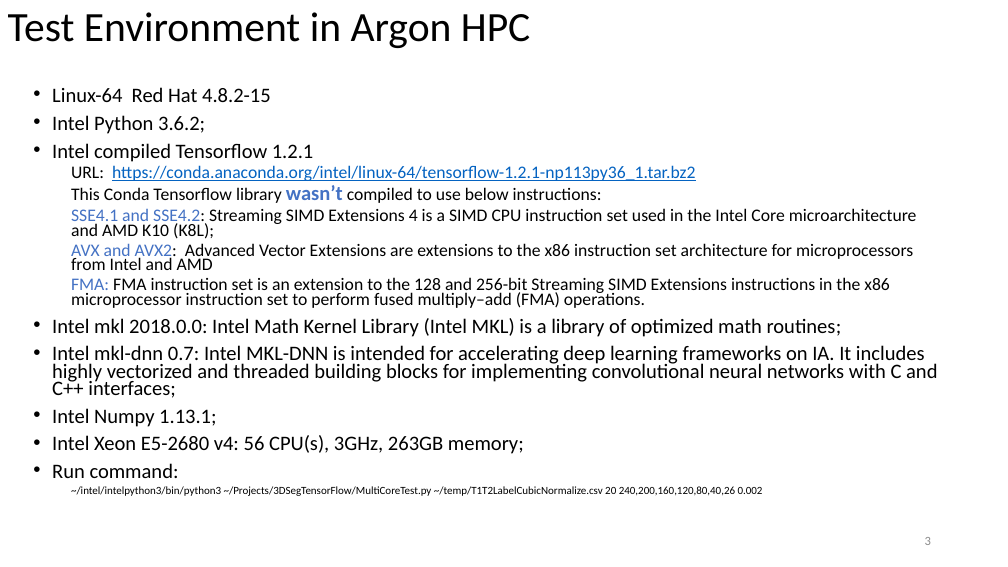
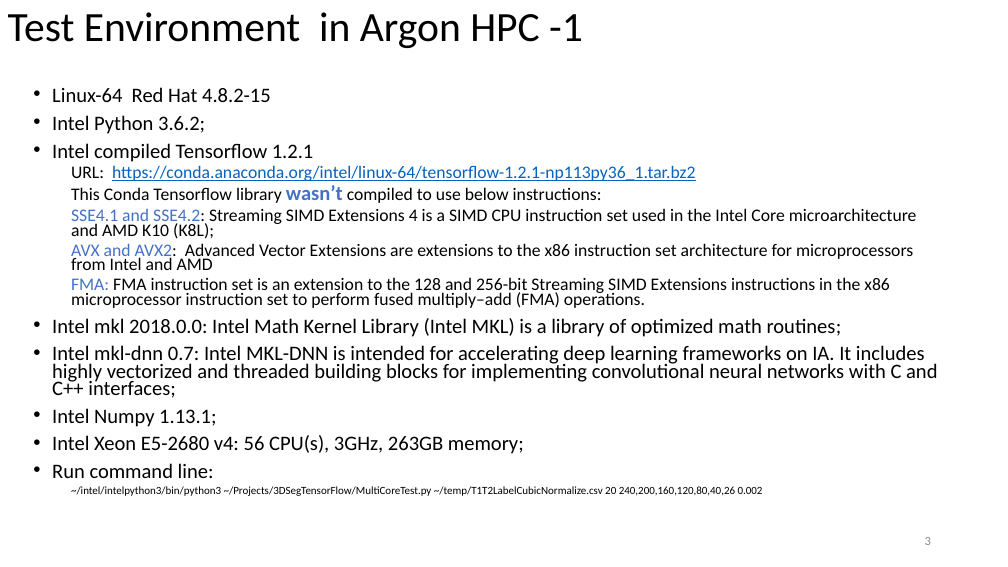
Before and after one commit to JiamingLuNJU/3DSegTensorFlow, a slide deck: slide 3 of TensorflowScalabilityTest.pptx. Drawn at 1008x567 pixels with LibreOffice and Linux fonts; fonts in the diff are those of the drawing. Boxes give left, top, right and bottom in pixels: in the first picture for what was removed or moved away, otherwise in the second. Text is boxed around its words. In the diff, an @@ line names an element or a change of style, - is before the commit and + after.

Commit message:
update the test result slides

```diff
--- a/TensorflowScalabilityTest.pptx
+++ b/TensorflowScalabilityTest.pptx
@@ title at (8,12,583,48): text changed @@
-Test Environment in Argon HPC
+Test Environment in Argon HPC -1
@@ text at (52,463,214,478): text changed @@
-• Run command:
+• Run command line:
```
Also in this commit, not shown: 2 other slides changed, 4 slides added, 1 other file.
